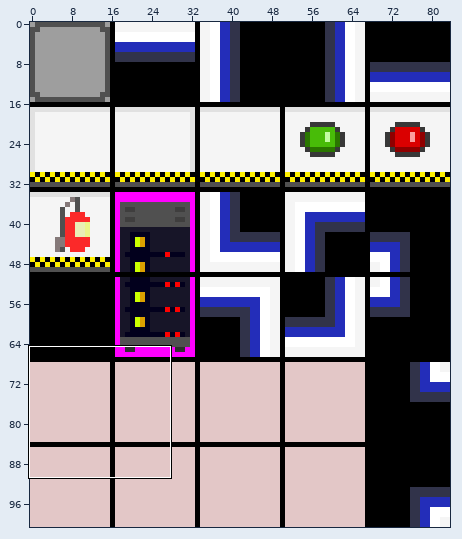
Two versions of one sprite sheet, Resources/ScienceLabTileset.png. The first picture is a wide view before the edit; the outline marks the close-up.
Close-up. Earlier state:
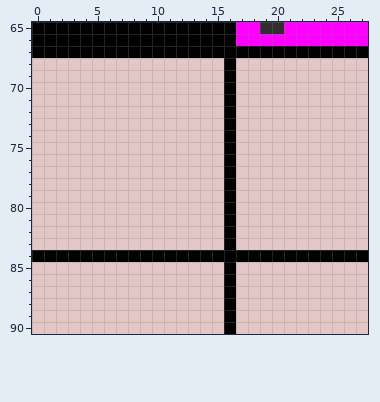
The file is 84x101 pixels. Colours within 5 levels of each other are drawn and written as one. Shown: x 0..27, y 65..90.
The result:
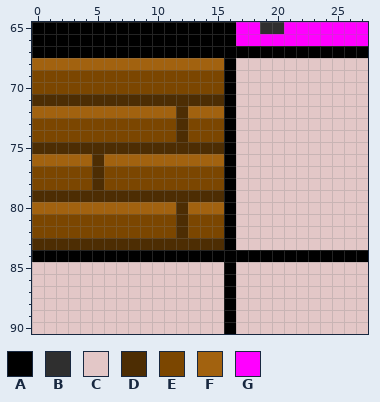
Palette (. is transparent): A #000000  B #2f2f2f  C #e3c7c7  D #4d2d03  E #7b4600  F #a2620f  G #ff00ff
The edit:
@@ x 0..17 @@
 67 AAAAAAAAAAAAAAAAAA
-68 CCCCCCCCCCCCCCCCAC
-69 CCCCCCCCCCCCCCCCAC
-70 CCCCCCCCCCCCCCCCAC
-71 CCCCCCCCCCCCCCCCAC
-72 CCCCCCCCCCCCCCCCAC
-73 CCCCCCCCCCCCCCCCAC
-74 CCCCCCCCCCCCCCCCAC
-75 CCCCCCCCCCCCCCCCAC
-76 CCCCCCCCCCCCCCCCAC
-77 CCCCCCCCCCCCCCCCAC
-78 CCCCCCCCCCCCCCCCAC
-79 CCCCCCCCCCCCCCCCAC
-80 CCCCCCCCCCCCCCCCAC
-81 CCCCCCCCCCCCCCCCAC
-82 CCCCCCCCCCCCCCCCAC
-83 CCCCCCCCCCCCCCCCAC
+68 FFFFFFFFFFFFFFFFAC
+69 EEEEEEEEEEEEEEEEAC
+70 EEEEEEEEEEEEEEEEAC
+71 DDDDDDDDDDDDDDDDAC
+72 FFFFFFFFFFFFDFFFAC
+73 EEEEEEEEEEEEDEEEAC
+74 EEEEEEEEEEEEDEEEAC
+75 DDDDDDDDDDDDDDDDAC
+76 FFFFFDFFFFFFFFFFAC
+77 EEEEEDEEEEEEEEEEAC
+78 EEEEEDEEEEEEEEEEAC
+79 DDDDDDDDDDDDDDDDAC
+80 FFFFFFFFFFFFDFFFAC
+81 EEEEEEEEEEEEDEEEAC
+82 EEEEEEEEEEEEDEEEAC
+83 DDDDDDDDDDDDDDDDAC
 84 AAAAAAAAAAAAAAAAAA
Pixel boxes of the changes (left, top, right, bottom) in both close-ups:
changed: (32, 58, 224, 250)
